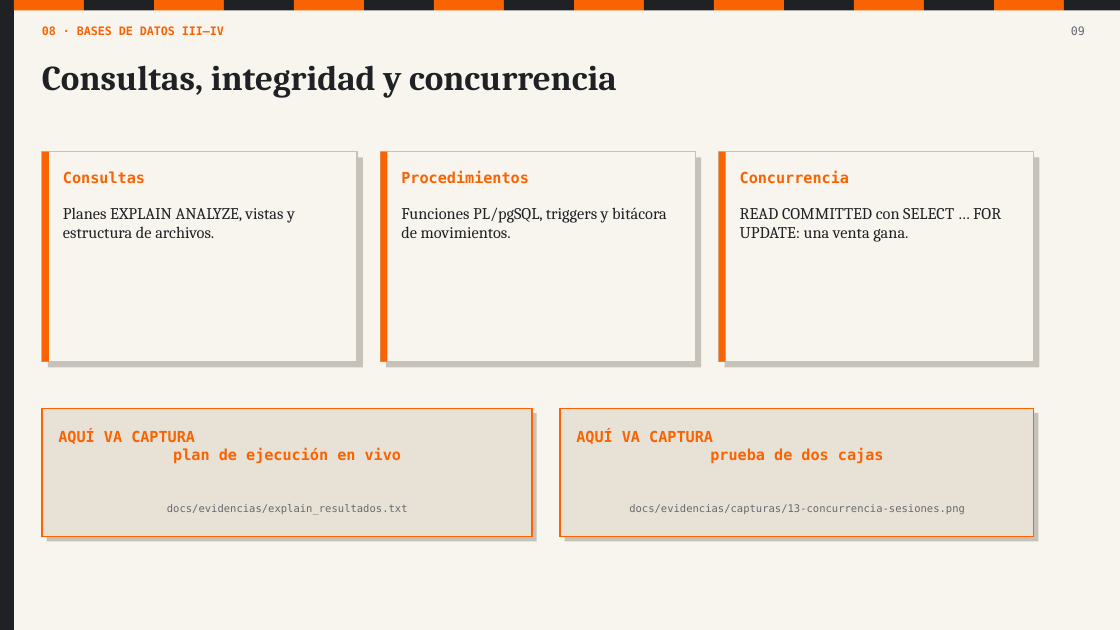
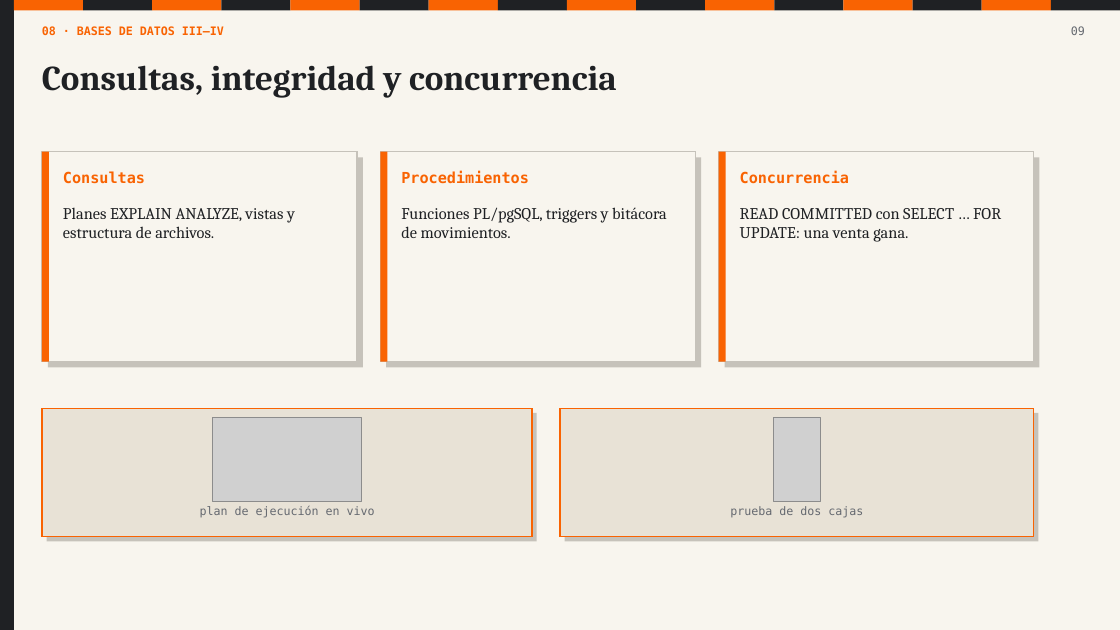
Before and after one commit to angelgael10/ferreteria-pos, a slide deck: slide 9 of docs/presentacion/Defensa_ferreteria_POS.pptx. Drawn at 1120x630 pixels with LibreOffice and Linux fonts; fonts in the diff are those of the drawing; grey boxes stand for pictures. Boxes give left, top, right and bottom in pixels: in the first picture for what was removed or moved away, otherwise in the second. Text is boxed around its words. In the diff, an @@ line names an element or a change of style, - is before the commit and + after.

Commit message:
docs: cerrar bitacora y entregable final

```diff
--- a/docs/presentacion/Defensa_ferreteria_POS.pptx
+++ b/docs/presentacion/Defensa_ferreteria_POS.pptx
@@ 5 rectangles: place and size @@
-5 rectangles at <box>294,0,644,10</box>
+5 rectangles at <box>291,0,636,10</box>
@@ 6 rectangles: place and size @@
-6 rectangles at <box>644,0,1064,10</box>
+6 rectangles at <box>636,0,1051,10</box>
@@ rectangle: place and size @@
-rectangle at <box>1065,0,1120,10</box>
+rectangle at <box>1051,0,1120,10</box>
@@ picture added at <box>213,418,362,502</box> @@
@@ picture added at <box>773,418,821,502</box> @@
@@ text removed at <box>167,504,408,514</box> @@
-docs/evidencias/explain_resultados.txt
@@ text at <box>200,506,375,518</box>: text changed; size 13 to 10 pt; text colour #F96302 to #656970; bold off @@
-AQUÍ VA CAPTURA
-plan de ejecución en vivo
+plan de ejecución en vivo
@@ text removed at <box>629,504,965,514</box> @@
-docs/evidencias/capturas/13-concurrencia-sesiones.png
@@ text at <box>730,506,863,518</box>: text changed; size 13 to 10 pt; text colour #F96302 to #656970; bold off @@
-AQUÍ VA CAPTURA
-prueba de dos cajas
+prueba de dos cajas
```
Also in this commit, not shown: 13 other slides changed, 3 other files.
